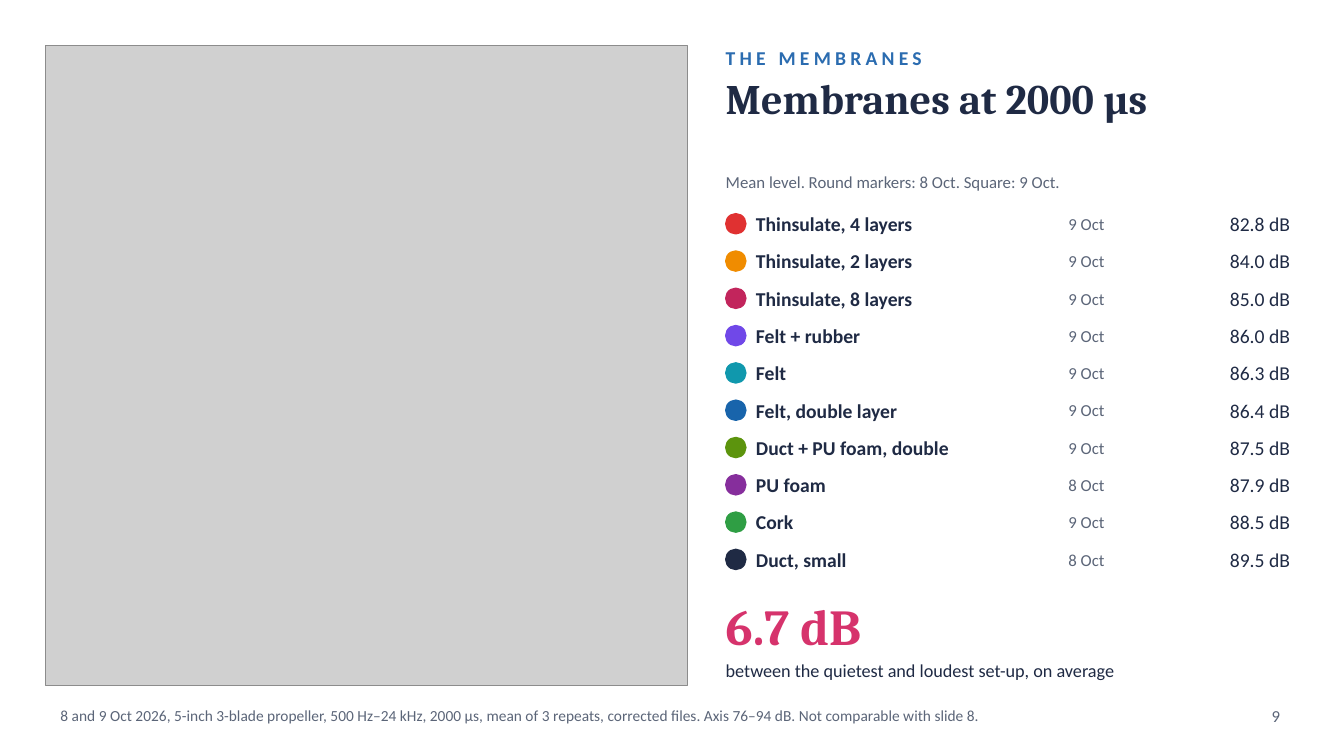
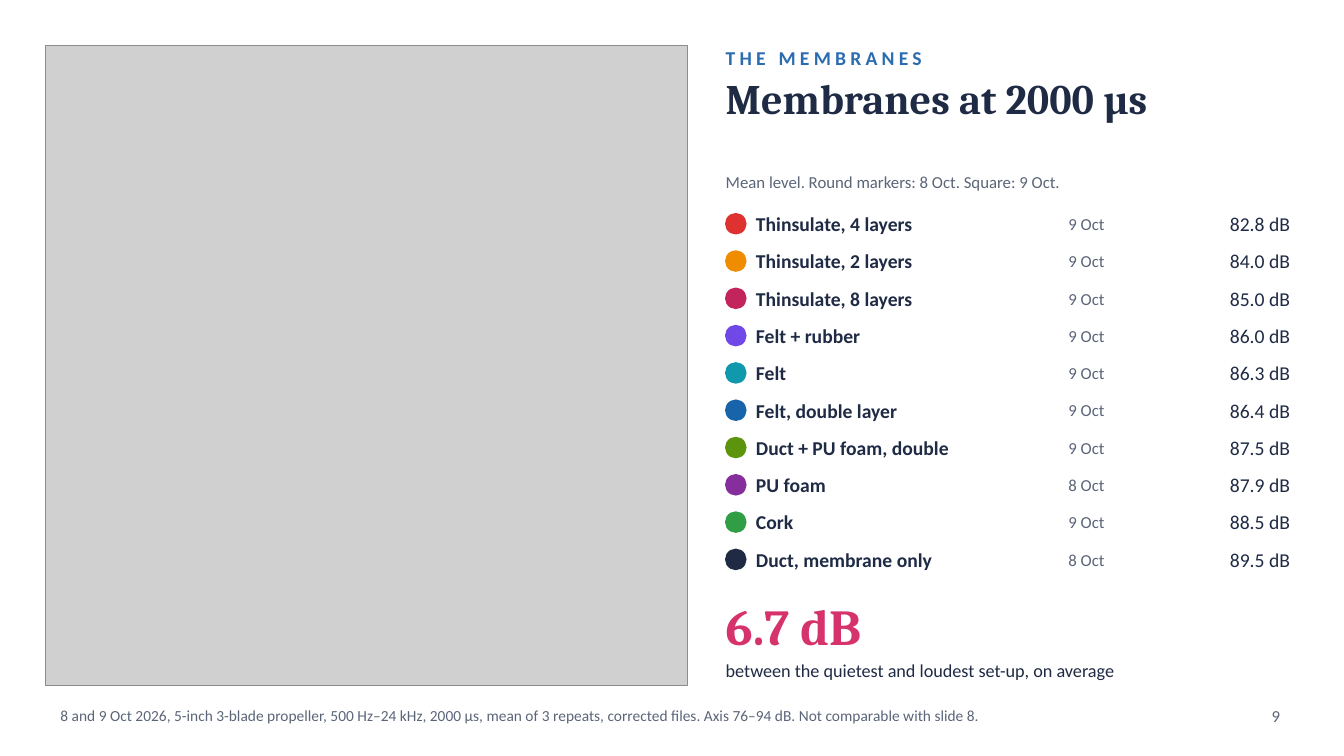
Before and after one commit to asdfgh0318/SoundVisualizer, a slide deck: slide 9 of docs/analysis/chamber-final-2026-10-01/slides/chamber-slides-final.pptx. Drawn at 1344x756 pixels with LibreOffice and Linux fonts; fonts in the diff are those of the drawing; grey boxes stand for pictures. Boxes give left, top, right and bottom in pixels: in the first picture for what was removed or moved away, otherwise in the second. Text is boxed around its words. In the diff, an @@ line names an element or a change of style, - is before the commit and + after.

```diff
--- a/docs/analysis/chamber-final-2026-10-01/slides/chamber-slides-final.pptx
+++ b/docs/analysis/chamber-final-2026-10-01/slides/chamber-slides-final.pptx
@@ text at (756, 553, 932, 570): text changed @@
-Duct, small
+Duct, membrane only
```
Also in this commit, not shown: 1 other file.
